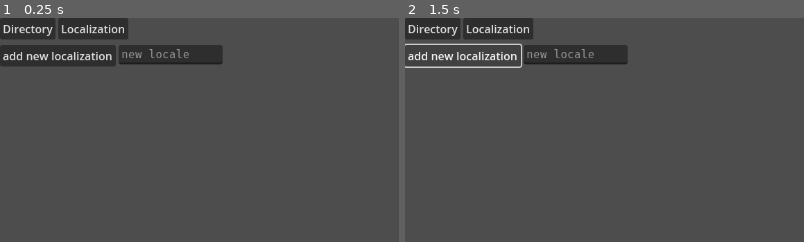
Above: before the commit, frames 1-2 (left to right).
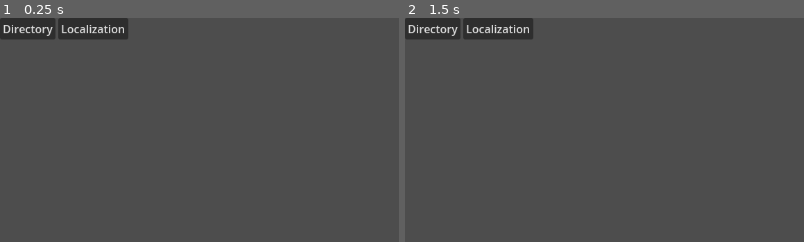
Above: after the commit, the same moments.

Repository: DazyLude/L10N-CSV-Editor
Game: Godot game, scene res://editor_main_scene.tscn
The game is run twice, just before and just after one commit, with the same random seed, the same clock (stepped at 60 frames per second) and the same inputs.
Inputs (mouse positions are % of the whole screen's width and height, from its top left):
- Up to frame 1 (0.25 s): no input
- Up to frame 2 (1.5 s): click (7, 8) at 0.5 s, where only the run before the commit has a clickable "add new localization"; click (7, 8) at 1.25 s, where only the run before the commit has a clickable "add new localization"
The pictures show only the part of the screen within x 0-50%, y 0-50%; the shares and areas given below are measured in that part.

The runs differ from the first frame. In frame 1, 4.5% of the frame differs, in the area x 0-56%, y 12-22%; in frame 2, 3.1%.

Commit message:
finishing base functionality

Diff:
--- a/editor_main_scene.gd
+++ b/editor_main_scene.gd
@@ -37,8 +37,6 @@
 var cwd_info : Control = $Main/CWDInfo;
 @onready
 var key_select : Control = $Main/KeySelect;
-@onready
-var file_info : Control = $Main/FileInfo;
 @onready
 var key_info : Control = $Main/KeyInfo;
 @onready
@@ -52,7 +50,6 @@
 func _ready() -> void:
 	cwd_info.hide();
 	key_select.hide();
-	file_info.hide();
 	key_info.hide();
 	$Main/Edit.hide();
 
@@ -66,9 +63,6 @@
 	key_select.get_node(^"KeyFilter").text_submitted.connect(on_filter_string_submit);
 	key_select.get_node(^"KeyList").item_selected.connect(display_key_translations);
 	key_select.get_node(^"KeyList").item_selected.connect(update_key_files);
-
-	$Main/FileInfo/CurrentFile.item_selected.connect(select_file);
-	select_file(0);
 
 	localization_edit.get_node(^"Locale").item_selected.connect(update_translation);
 	localization_edit.get_node(^"OtherLocale").item_selected.connect(update_other_translation);
@@ -78,13 +72,13 @@
 	localization_edit.get_node(^"OtherTranslation").focus_entered.connect(start_editing.bind(false));
 	localization_edit.get_node(^"OtherTranslation").focus_exited.connect(edit_translation);
 
+	$AddItem/GridContainer/FileSelect.item_selected.connect(select_file)
+
 	var display_other_switch := $Main/Edit/Localization/DisplayOther;
 	display_other_switch.toggled.connect(display_other);
 	display_other(display_other_switch.is_pressed());
 
-	$Main/KeyInfo/AddNewKey.pressed.connect(add_key);
 	$Main/KeyInfo/RenameKey.pressed.connect(rename_key);
-	$Main/LocaleInfo/AddNewLocalization.pressed.connect(add_locale);
 
 	$Main/Edit/Files/FileList.multi_selected.connect(update_provided_locales);
 	$Main/Edit/Files/Info/Apply.pressed.connect(apply_filechange);
@@ -93,8 +87,9 @@
 
 func _notification(what: int) -> void:
 	match what:
-		NOTIFICATION_WM_CLOSE_REQUEST:
+		NOTIFICATION_WM_CLOSE_REQUEST, NOTIFICATION_CRASH:
 			PersistentData.save();
+			data.backup_changes();
 
 
 func _shortcut_input(event: InputEvent) -> void:
@@ -141,8 +136,8 @@
 	var menu : PopupMenu = $Main/Menu/Localization;
 	menu.clear(true);
 
-	menu.add_item("add key to current file", LOCALIZATION_MENU_ADD_KEY);
-	menu.add_item("add locale to current file", LOCALIZATION_MENU_ADD_LOCALE);
+	menu.add_item("add key", LOCALIZATION_MENU_ADD_KEY);
+	menu.add_item("add locale", LOCALIZATION_MENU_ADD_LOCALE);
 
 	menu.id_pressed.connect(handle_localization_menu);
 
@@ -160,16 +155,15 @@
 	menu.clear(true);
 
 	menu.add_item("change working directory", DIRECTORY_MENU_OPEN);
-	menu.add_item("open cache directory", DIRECTORY_MENU_OPEN_CACHE);
 	menu.add_item("create file", DIRECTORY_MENU_CREATE_FILE)
 	menu.add_item("save changes", DIRECTORY_MENU_SAVE);
+	menu.add_item("open cache directory", DIRECTORY_MENU_OPEN_CACHE);
 	menu.add_item("restore session", DIRECTORY_MENU_RESTORE);
 
 	menu.id_pressed.connect(handle_file_menu);
 
 
 func handle_file_menu(idx: int) -> void:
-
 	match idx:
 		DIRECTORY_MENU_OPEN:
 			change_folder()
@@ -210,11 +204,19 @@
 		file_select.select(data.current_file_idx);
 
 		if not on_submit.is_null():
-			popup.confirmed.connect(on_submit, CONNECT_ONE_SHOT);
+			popup.confirmed.connect(on_submit);
 		if not on_cancel.is_null():
-			popup.canceled.connect(on_cancel, CONNECT_ONE_SHOT);
+			popup.canceled.connect(on_cancel);
 
 		popup.popup();
+
+
+func spawn_notification(text: String) -> void:
+	var noto : AcceptDialog = $Notification;
+
+	noto.dialog_text = text;
+
+	noto.popup();
 
 
 func apply_meta(meta: String) -> void:
@@ -299,21 +301,21 @@
 
 
 func refresh_list_of_files() -> void:
-	var file_selector : OptionButton = file_info.get_node(^"CurrentFile");
 	var popup_file_select : OptionButton = $AddItem/GridContainer/FileSelect;
 	var file_list : ItemList = file_edit.get_node(^"FileList");
-	file_selector.clear();
 	file_list.clear();
 
-	file_selector.add_item("not selected");
+	popup_file_select.add_item("not selected");
 	for file in data.cwd_files:
-		file_selector.add_item(file.get_file());
 		popup_file_select.add_item(file.get_file());
 		file_list.add_item(file.get_file());
 
 	if data.current_file_idx != -1:
-		file_selector.select(data.current_file_idx + 1); # idx is offset because of "not selected" label
 		popup_file_select.select(data.current_file_idx);
+
+
+func select_file(selected_idx: int) -> void:
+	data.current_file_idx = selected_idx - 1;
 
 
 func update_key_files(_idx: int = 0) -> void:
@@ -345,6 +347,9 @@
 	var selected_files_typed := Array(selected_files, TYPE_INT, &"", null);
 
 	data.move_key_to_files(selected_key, selected_files_typed);
+
+	if selected_key_idx != -1:
+		update_localization_select();
 
 
 func create_new_file() -> void:
@@ -393,7 +398,6 @@
 func folder_change_util(path: String) -> void:
 	cwd_info.show();
 	key_select.show();
-	file_info.show();
 	key_info.show();
 	$Main/Edit.show();
 
@@ -440,8 +444,15 @@
 
 
 func update_localization_select() -> void:
-	var locale := localization_edit.get_node(^"Locale");
-	var other_locale := localization_edit.get_node(^"OtherLocale");
+	var locale : OptionButton = localization_edit.get_node(^"Locale");
+	var other_locale : OptionButton = localization_edit.get_node(^"OtherLocale");
+
+	var selected_locale_code := ""
+	if locale.selected != -1:
+		locale.get_item_text(locale.selected);
+	var selected_other_code := "";
+	if other_locale.selected != -1:
+		other_locale.get_item_text(other_locale.selected);
 
 	var temp_idx : int = locale.selected;
 	var temp_idx_other : int = other_locale.selected;
@@ -451,25 +462,21 @@
 
 	var locale_check = {};
 	locale_check.merge(selected_key_data);
-	locale_check.merge(data.localizations);
-
-	for locale_key in locale_check.keys():
+
+	var locales := locale_check.keys();
+
+	for locale_key in locales:
 		locale.add_item(locale_key);
 		other_locale.add_item(locale_key);
 
-	if temp_idx < locale.item_count:
-		locale.select(temp_idx);
-		update_translation();
-	else:
-		locale.select(0);
-		update_translation();
-
-	if temp_idx_other < other_locale.item_count:
-		other_locale.select(temp_idx_other);
-		update_other_translation();
-	else:
-		other_locale.select(0);
-		update_other_translation();
+	if selected_locale_code in locales:
+		locale.select(locales.find(selected_locale_code));
+
+	if selected_other_code in locales:
+		other_locale.select(locales.find(selected_other_code));
+
+	update_translation();
+	update_other_translation();
 
 
 func display_other(y: bool) -> void:
@@ -501,29 +508,24 @@
 	display_key_translations(selected_key_idx);
 
 
-func select_file(selected_idx: int) -> void:
-	data.current_file_idx = selected_idx - 1;
-
-	var key_count : Label = file_info.get_node(^"KeyCount");
-
-	var file_selected = data.current_file_idx != -1;
-	if file_selected:
-		var filedata := data.get_file_data(data.current_file_idx);
-		key_count.text = "keys: %d" % filedata.data.size();
-
-	key_count.visible = file_selected;
-
-
 func add_key() -> void:
-	var new_key_name = key_info.get_node(^"KeyEdit").text;
+	var key_edit : LineEdit = $AddItem/GridContainer/ItemInput;
+	var new_key_name = key_edit.text;
+
+	if data.current_file_idx == -1:
+		spawn_notification("couldn't add key: select a file");
+		return;
 
 	if new_key_name == "" or key_lookup.has(new_key_name):
+		spawn_notification("couldn't add key: name exists or empty");
 		return;
 
 	var change_result = data.add_new_key(new_key_name);
 	if change_result == OK:
 		selected_key = new_key_name;
 		refresh_list_of_keys();
+	else:
+		spawn_notification("couldn't add key: check logs");
 
 
 func rename_key() -> void:
@@ -531,6 +533,7 @@
 	var old_key_name = selected_key;
 
 	if new_key_name == "" or new_key_name == old_key_name:
+		spawn_notification("couldn't rename key: invalid name");
 		return;
 
 	var change_result = data.rename_key(old_key_name, new_key_name);
@@ -539,16 +542,24 @@
 		if selected_key_idx != -1:
 			display_key_translations(selected_key_idx);
 		update_key_files();
+	else:
+		match change_result:
+			ERR_INVALID_DATA:
+				spawn_notification("couldn't rename key: new name already taken, or old name doesn't exist");
+			_, FAILED:
+				spawn_notification("couldn't rename key");
 
 
 func add_locale() -> void:
-	var locale_edit = $Main/LocaleInfo/LocaleEdit
+	var locale_edit : LineEdit = $AddItem/GridContainer/ItemInput;
 	var new_locale = locale_edit.text;
 
 	if data.current_file_idx == -1:
+		spawn_notification("couldn't add locale: select a file");
 		return;
 
 	if new_locale in data.get_file_data(data.current_file_idx).get_locales():
+		spawn_notification("couldn't add locale: locale already in the file");
 		return;
 
 	var change_result = data.add_locale_to_file(new_locale);
@@ -556,6 +567,8 @@
 		update_translation_data();
 		update_key_files();
 		locale_edit.text = "";
+	else:
+		spawn_notification("couldn't add locale: check logs");
 
 
 func open_userdata() -> void:
--- a/editor_main_scene.tscn
+++ b/editor_main_scene.tscn
@@ -13,6 +13,9 @@
 theme = ExtResource("1_y4ppj")
 script = ExtResource("1_swu64")
 
+[node name="Notification" type="AcceptDialog" parent="."]
+initial_position = 2
+
 [node name="AddItem" type="ConfirmationDialog" parent="."]
 title = "add {item}"
 initial_position = 2
@@ -106,26 +109,8 @@
 item_0/text = "item"
 item_1/text = "item2"
 
-[node name="FileInfo" type="HBoxContainer" parent="Main"]
-layout_mode = 2
-
-[node name="CurrenFileLabel" type="Label" parent="Main/FileInfo"]
-layout_mode = 2
-text = "current file:"
-
-[node name="CurrentFile" type="OptionButton" parent="Main/FileInfo"]
-layout_mode = 2
-
-[node name="KeyCount" type="Label" parent="Main/FileInfo"]
-layout_mode = 2
-text = "string keys: 10"
-
 [node name="KeyInfo" type="HBoxContainer" parent="Main"]
 layout_mode = 2
-
-[node name="AddNewKey" type="Button" parent="Main/KeyInfo"]
-layout_mode = 2
-text = "add new key"
 
 [node name="RenameKey" type="Button" parent="Main/KeyInfo"]
 layout_mode = 2
@@ -146,20 +131,6 @@
 visible = false
 layout_mode = 2
 text = "warnings: none"
-
-[node name="LocaleInfo" type="HBoxContainer" parent="Main"]
-layout_mode = 2
-
-[node name="AddNewLocalization" type="Button" parent="Main/LocaleInfo"]
-layout_mode = 2
-text = "add new localization"
-
-[node name="LocaleEdit" type="LineEdit" parent="Main/LocaleInfo"]
-custom_minimum_size = Vector2(150, 0)
-layout_mode = 2
-size_flags_vertical = 0
-placeholder_text = "new locale"
-expand_to_text_length = true
 
 [node name="Edit" type="TabContainer" parent="Main"]
 layout_mode = 2
--- a/src/cwd_state.gd
+++ b/src/cwd_state.gd
@@ -116,6 +116,7 @@
 		var path = table_data[file_idx].path;
 		table_data.erase(file_idx);
 		table_data[file_idx] = FileData.open_at(path);
+		table_data[file_idx].restore_changes();
 
 
 func save_changes() -> void:
--- a/src/file_data.gd
+++ b/src/file_data.gd
@@ -162,13 +162,15 @@
 	var backup_path = get_backup_file_path();
 
 	var changes_count = changes_position - on_disk_position;
-	if changes_count <= 0: # nothing to backup, removing existing file.
+	if changes_count <= 0: #
+		print("nothing to backup, removing existing file. (%s)" % path);
 		return DirAccess.remove_absolute(backup_path);
 
 	var change_data = changes.slice(on_disk_position, changes_position);
 	var change_data_hash = hash(change_data);
 
-	if change_data_hash == get_backup_change_hash(backup_path): # backup already done, no need to rewrite
+	if change_data_hash == get_backup_change_hash(backup_path):
+		print("backup, up to date (%s)" % path);
 		return OK;
 
 	var handle = FileAccess.open(backup_path, FileAccess.WRITE);
@@ -184,6 +186,7 @@
 		stored_array.append_array(change.data);
 		handle.store_csv_line(stored_array);
 
+	print("backup successful (%s)" % path);
 	return handle.get_error();
 
 
@@ -274,7 +277,6 @@
 	file_data.on_disk_data_hash = hash(file_data.data);
 
 	handle.close();
-	file_data.restore_changes();
 
 	return file_data;
 
--- a/src/filter_data.gd
+++ b/src/filter_data.gd
@@ -64,18 +64,15 @@
 			_:
 				new_filter_data.key_filters.push_back("*%s*" % setting);
 
-	if not new_filter_data.is_case_sensitive:
-		file_filters = file_filters.map(func(s: String): return s.to_lower());
-		var cwd_files_temp = Array(data.cwd_files).map(func(s: String): return s.to_lower());
-		var file_idxs_temp = file_filters\
-			.map(cwd_files_temp.find)\
-			.filter(func(idx: int): return idx != -1);
-		new_filter_data.file_idxs = Array(file_idxs_temp, TYPE_INT, &"", null);
-	else:
-		var file_idxs_temp = file_filters\
-			.map(data.cwd_files.find)\
-			.filter(func(idx: int): return idx != -1);
-		new_filter_data.file_idxs = Array(file_idxs_temp, TYPE_INT, &"", null);
+	file_filters = file_filters.map(func(s: String): return s.to_lower());
+	var cwd_files_temp = Array(data.cwd_files).map(func(s: String): return s.to_lower());
+	var file_idxs_temp = cwd_files_temp\
+		.filter(func(file: String): return file_filters.any(
+			file.match if new_filter_data.is_case_sensitive else file.matchn)
+		)\
+		.map(cwd_files_temp.find)\
+		.filter(func(idx: int): return idx != -1);
+	new_filter_data.file_idxs = Array(file_idxs_temp, TYPE_INT, &"", null);
 
 	return new_filter_data;
 
